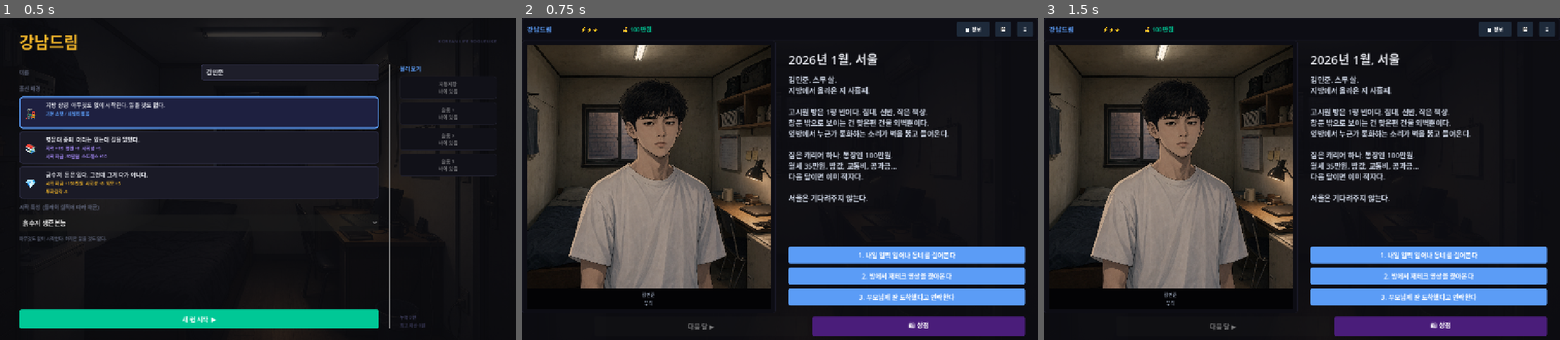
Above: before the commit, frames 1-3 (left to right).
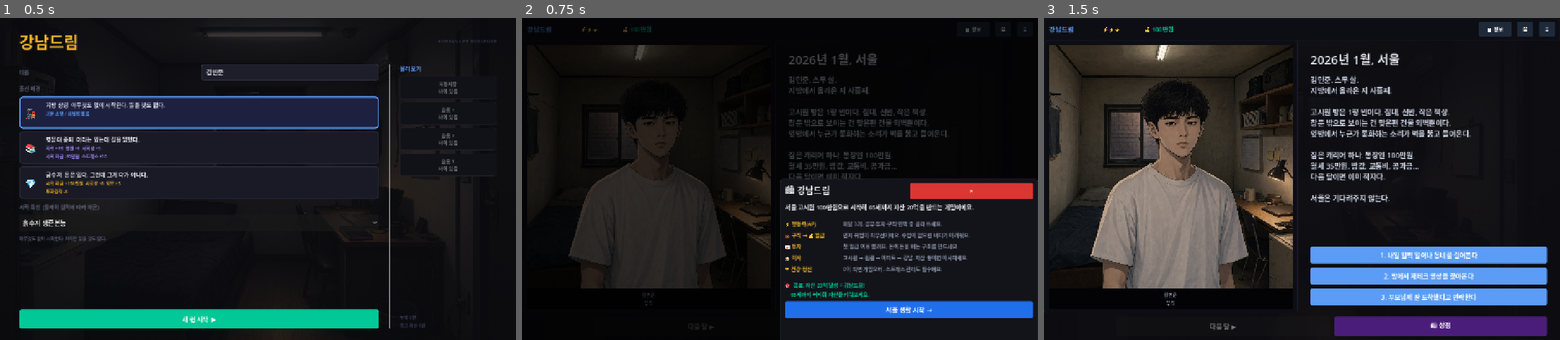
Above: after the commit, the same moments.

Repository: junheeleee/GangnamDream
Game: Godot game, scene res://scenes/StartMenu.tscn
The game is run twice, just before and just after one commit, with the same random seed, the same clock (stepped at 60 frames per second) and the same inputs.
Inputs (mouse positions are in pixels of both pictures, inside the frame that each line leads up to):
- Up to frame 1 (0.5 s): no input
- Up to frame 2 (0.75 s): click "새 런 시작 ▶" at 0.5 s
- Up to frame 3 (1.5 s): click (1431, 311) at 1.25 s, where only the run after the commit has a clickable "서울 생활 시작 →"

Frame 1 is identical in both runs. In frame 2, 46% of the frame differs, in the area x 0-100%, y 0-99%; in frame 3, nothing differs.

Commit message:
feat P1-3: 첫 게임 튜토리얼 팝업 추가

Diff:
--- a/scenes/MainGame.gd
+++ b/scenes/MainGame.gd
@@ -57,6 +57,10 @@
 	_begin_month()
 	_refresh_all()
 	BGMPlayer.start()
+	# 첫 게임에만 튜토리얼 팝업 표시
+	if not GameState.flags.get("tutorial_shown", false):
+		GameState.flags["tutorial_shown"] = true
+		_show_tutorial_intro()
 
 func _init_systems():
 	investment_system = load("res://systems/InvestmentSystem.gd").new()
@@ -1750,3 +1754,41 @@
 		if tenure >= 5 and promo_count < max_promo and GameState.work_performance >= 55:
 			return "근속 %d개월, 업무 성과 %d입니다. 승진 기회가 다가오고 있어요. 꾸준히 유지하세요." % [tenure, GameState.work_performance]
 	return ""
+
+func _show_tutorial_intro():
+	_open_modal("🏙 강남드림")
+	modal_body.add_child(_wrap_label(
+		"서울 고시원 100만원으로 시작해 65세까지 자산 20억을 만드는 게임이에요.",
+		15, "#e8eaf0"))
+
+	var sep0 = HSeparator.new()
+	sep0.add_theme_color_override("color", Color("#252535"))
+	modal_body.add_child(sep0)
+
+	var steps = [
+		["⚡ 행동력(AP)", "매달 3개. 공부·투자·구직·인맥 중 골라 쓰세요."],
+		["💼 구직 → 💰 월급", "먼저 취업이 최우선이에요. 수입이 없으면 버티기 어려워요."],
+		["📈 투자", "첫 월급 이후 열려요. 돈이 돈을 버는 구조를 만드세요."],
+		["🏠 이사", "고시원 → 원룸 → 아파트 → 강남. 자산 쌓이면 이사하세요."],
+		["❤️ 건강·정신", "0이 되면 게임오버. 스트레스 관리도 필수예요."],
+	]
+	for step in steps:
+		var row = HBoxContainer.new()
+		row.add_theme_constant_override("separation", 14)
+		modal_body.add_child(row)
+		var key_lbl = _label(step[0], 13, "#f0b429")
+		key_lbl.custom_minimum_size = Vector2(130, 0)
+		row.add_child(key_lbl)
+		row.add_child(_wrap_label(step[1], 13, "#8892a4"))
+
+	var sep1 = HSeparator.new()
+	sep1.add_theme_color_override("color", Color("#252535"))
+	modal_body.add_child(sep1)
+
+	modal_body.add_child(_wrap_label(
+		"🎯  목표: 자산 20억 달성 = 강남드림!\n    65세까지 버티며 자산을 키워보세요.",
+		13, "#00c896"))
+
+	var start_btn = _button("서울 생활 시작 →", "#1f6feb")
+	start_btn.pressed.connect(_close_modal)
+	modal_body.add_child(start_btn)
